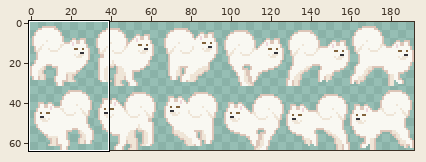
One commit to this sprite sheet: Wooft/Assets/Sprites/Wooft_Character_Main_Dog_Run.png. The first picture is a wide view before the edit; the outline marks the close-up.
Close-up. The starting point:
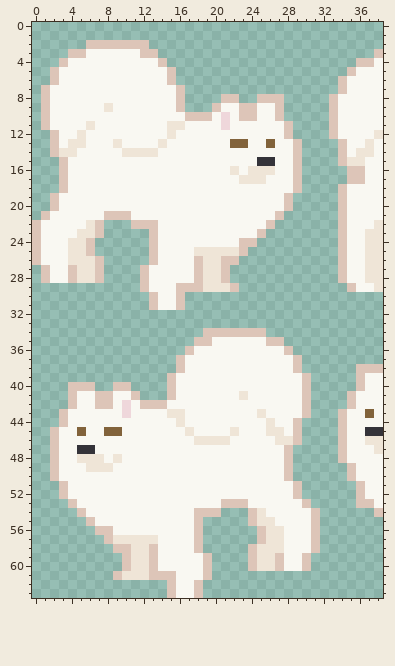
The file is 192x64 pixels. Shown: x 0..38, y 0..63. The commit also changed other parts of the picture, which this record leaves out.
Once edited:
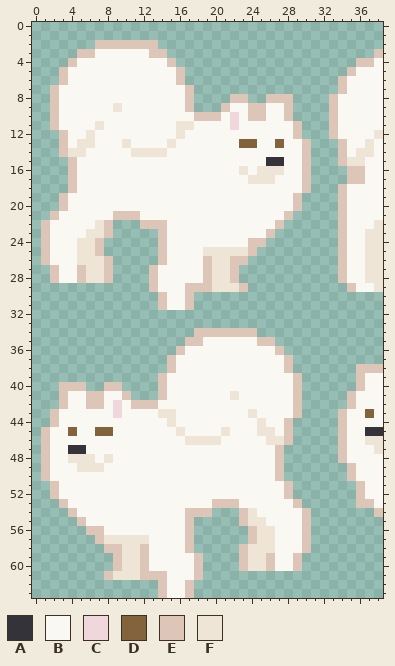
Palette (. is transparent): A #343339  B #f9f8f2  C #efd7db  D #82633b  E #ddc5b8  F #efe5d7
What changed:
Changed rows in their new state; - is an unchanged pixel.
first column x 0:
 2 ------.------E------------------
 3 ----.-E-----B-E-----------------
 4 ---.E---------BE----------------
 5 --.E-----------BE---------------
 6 --.E-----------BE---------------
 7 -.E-------------BE--------------
 8 -.E-------------BE---.-E-.--E---
 9 -.E-----BF------BE--.E-B-E-BE---
10 -.E--------------B--EBCB-E-BE---
11 -.E---BF-------B-F---BC-----BE--
12 --.E-BF--------BF-----------BE--
13 --.EB-F--BF---BF------B-D-BD-BE-
14 --.E-F----B---F--------------BE-
15 ---.E--------------------B-A-BE-
16 ---.E-----------------BFB--F-BE-
17 ---.E------------------B--F--BE-
18 ---.E------------------------BE-
19 --.E------------------------BE--
20 --.E------------------------BE--
21 -.E-----B--E---------------BE---
22 .E----BFE--.--E-----------BE----
23 .E---B-FE----.E----------BE-----
24 .E--B-FE-----.E--------B-E------
25 .E--B-FE-----.E---B----FE-------
26 .E--B--FE----.E---BE-F-E--------
27 -.E-BE-FE---.E----BE-FE---------
28 -.E-BE-FE---.E----BE-FE---------
29 ------------.E--B--E--FE--------
30 -------------.E-BE--------------
31 -------------.E-BE--------------
34 ------------------E------.------
35 -----------------E-B-----E-.----
36 ----------------EB---------E.---
37 ---------------EB-----------E.--
38 ---------------EB-----------E.--
39 --------------EB-------------E.-
40 ---E--.-E-.---EB-------------E.-
41 ---EB-E-B-E.--EB------FB-----E.-
42 ---EB-E-BCBE--B--------------E.-
43 --EB-----CB---F-B-------FB---E.-
44 --EB-----------FB--------FB-E.--
45 -EB-DB-D-B------FB---FB--F-BE.--
46 -EB--------------F---B----F-E.--
47 -EB-A-B--------------------E.---
48 -EB-F--BFB-----------------E.---
49 -EB--F--B------------------E.---
50 -EB------------------------E.---
51 --EB------------------------E.--
52 --EB------------------------E.--
53 ---EB---------------E--B-----E.-
54 ----EB-----------E--.--EFB----E.
55 -----EB----------E.----EF-B---E.
56 ------E-B--------E.-----EF-B--E.
57 -------EF----B---E.-----EF-B--E.
58 --------E-F-EB---E.----EF--B--E.
59 ---------EF-EB----E.---EF-EB-E.-
60 ---------EF-EB----E.---EF-EB-E.-
61 --------EF--E--B--E.------------
62 --------------EB-E.-------------
63 --------------EB-E.-------------
Pixel boxes of the changes (left, top, right, bottom) in both close-ups:
changed: (32, 40, 320, 598)
